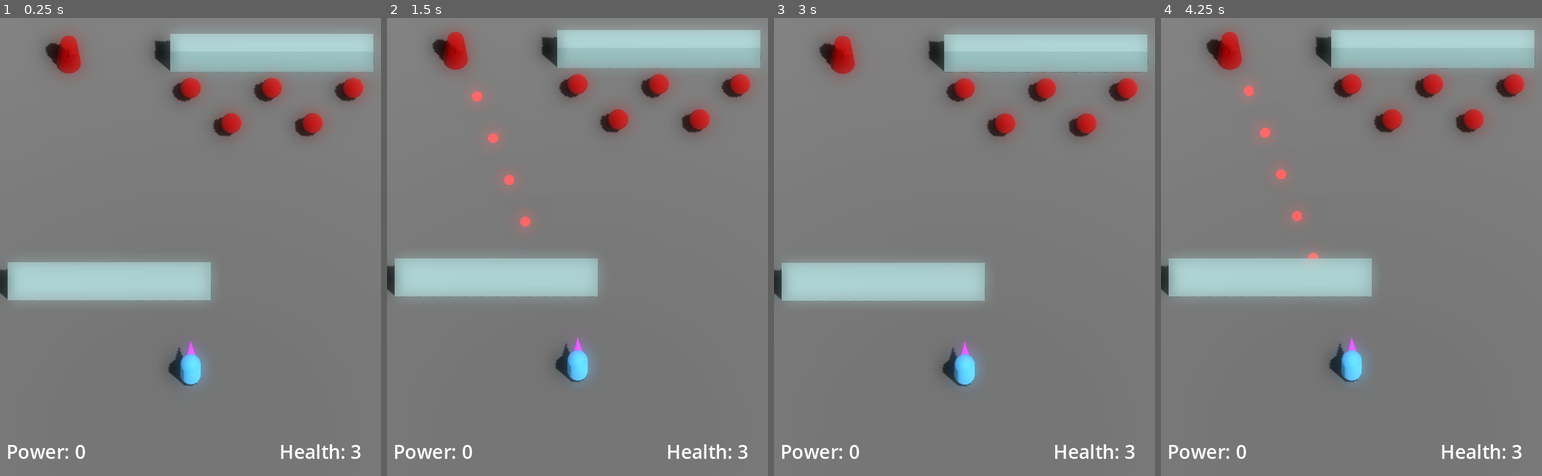
Above: before the commit, frames 1-4 (left to right).
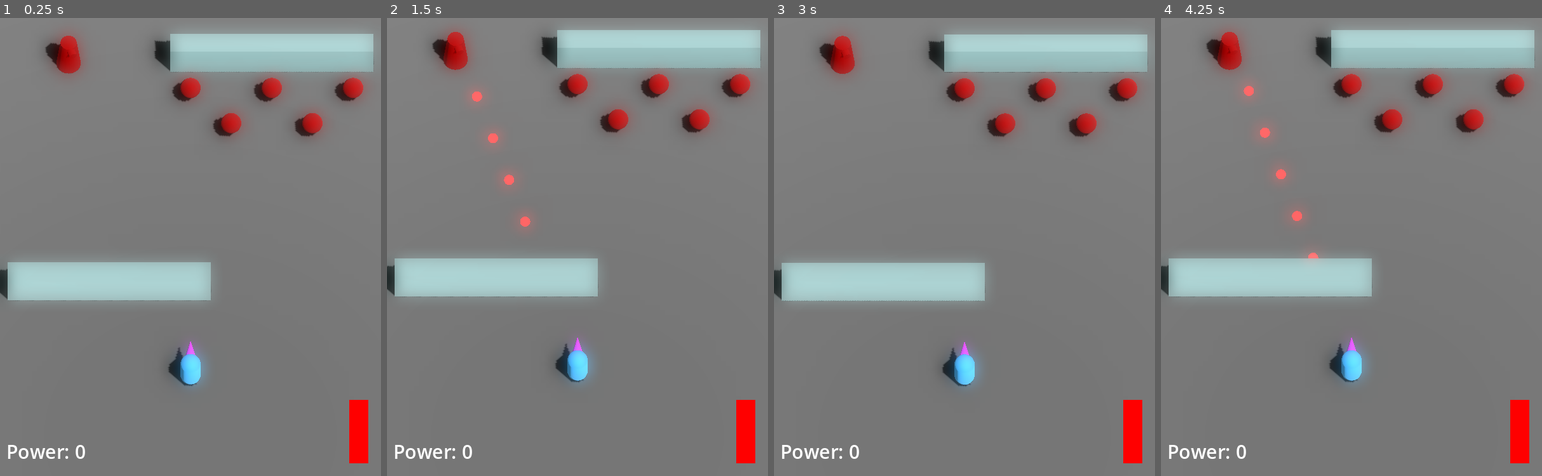
Above: after the commit, the same moments.

Repository: JackEvans24/bullet-absorb
Game: Godot game, scene res://scenes/main.tscn
The game is run twice, just before and just after one commit, with the same random seed, the same clock (stepped at 60 frames per second) and the same inputs.
Inputs:
- Up to frame 1 (0.25 s): no input
- Up to frame 2 (1.5 s): no input
- Up to frame 3 (3 s): tap Enter at 2 s; tap Escape (restart) at 2.75 s
- Up to frame 4 (4.25 s): no input

The runs differ from the first frame. In frame 1, 0.9% of the frame differs, in the area x 73-97%, y 83-98%; in frame 2, 0.9%; in frame 3, 0.9%; in frame 4, 0.9%.

Commit message:
feat: replace health label with health bar

Diff:
--- a/scenes/hud.tscn
+++ b/scenes/hud.tscn
@@ -1,26 +1,22 @@
-[gd_scene load_steps=2 format=3 uid="uid://bhxrs6pph350t"]
+[gd_scene load_steps=3 format=3 uid="uid://bhxrs6pph350t"]
 
 [ext_resource type="Script" path="res://scripts/ui/hud.gd" id="1_fnqek"]
+[ext_resource type="PackedScene" uid="uid://dnhgfpvh8onaq" path="res://prefabs/ui/bar.tscn" id="2_pxq8q"]
 
 [node name="HUD" type="Node"]
 script = ExtResource("1_fnqek")
 death_overlay_timer = 1.2
 
-[node name="HealthLabel" type="Label" parent="."]
+[node name="HealthBar" parent="." instance=ExtResource("2_pxq8q")]
 anchors_preset = 3
 anchor_left = 1.0
 anchor_top = 1.0
-anchor_right = 1.0
-anchor_bottom = 1.0
-offset_left = -160.0
-offset_top = -60.0
-offset_right = -10.0
-offset_bottom = -18.0
+offset_left = -50.0
+offset_top = -120.0
+offset_right = -20.0
+offset_bottom = -20.0
 grow_horizontal = 0
 grow_vertical = 0
-size_flags_horizontal = 8
-theme_override_font_sizes/font_size = 30
-text = "Health: 0"
 
 [node name="PowerLabel" type="Label" parent="."]
 anchors_preset = 2
--- a/scripts/ui/hud.gd
+++ b/scripts/ui/hud.gd
@@ -3,12 +3,16 @@
 
 @export var death_overlay_timer := 1.5
 
-@onready var health_label: Label = $HealthLabel
+@onready var health_bar: Bar = $HealthBar
 @onready var power_label: Label = $PowerLabel
 @onready var death_overlay: ColorRect = $DeathOverlay
 
+func initialise_max_values(max_health: float):
+	health_bar.max_value = max_health
+	health_bar.update_value(max_health)
+
 func _on_health_changed(current_health: float):
-	health_label.text = "Health: %.0f" % current_health
+	health_bar.update_value(current_health)
 
 func _on_absorb_count_changed(count: int):
 	power_label.text = "Power: %s" % count
